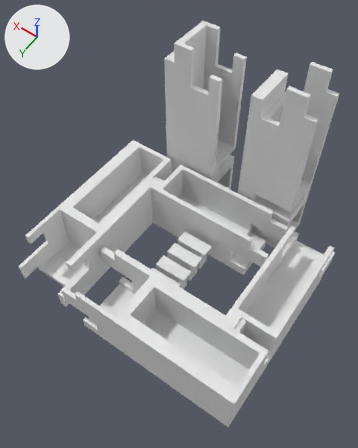
Two versions of the Blender file assets/models/model.blend, one commit apart.
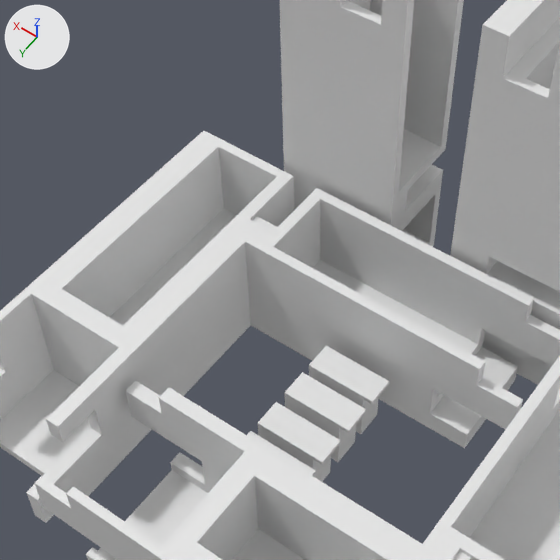
Each version is shown whole from a 50 mm camera at (-0.1361, 0.2107, 0.3704) aimed at (-0.0011, 0.0216, 0.0733), then close up on the part from 13% to 79% of the width and 19% to 72% of the height. The axes (+X, +Y, +Z) are drawn at upper left. The lights are the same throughout.

In view in the first close-up: 'MotorCap', 'MotorCap.001', 'MotorCap.002', 'MotorCap.003', 'Platform1_cut.001', 'Platform1_cut.002', 'Platform1_cut.003', 'Platform1_cut.004'.
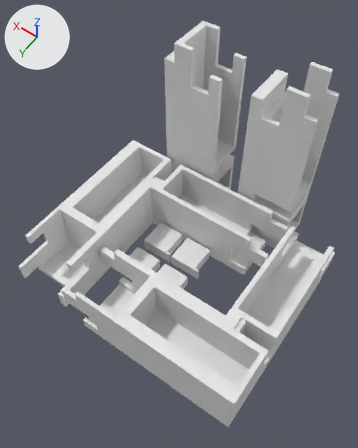
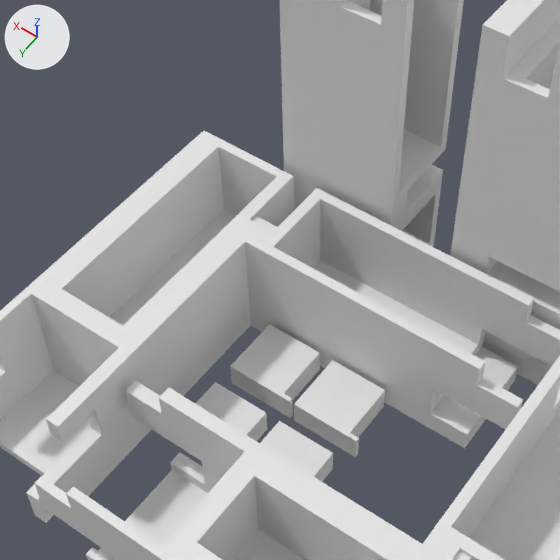
What differs and where, as boxes (x1, y1, x2, y2) in the close-ups (560 x 560 px):
'MotorCap', moved, turned: before (309, 346, 389, 434); after (230, 324, 320, 418)
'MotorCap.001', moved, turned: before (284, 372, 366, 462); after (294, 360, 385, 457)
'MotorCap.002', moved, turned: before (258, 402, 341, 482); after (260, 421, 333, 482)
'MotorCap.003', moved, turned: before (247, 431, 316, 476); after (195, 382, 267, 441)

The change, as a list of edits to the scene's bpy script:
```text
Change ob_motorcap:
    ob_motorcap.location: (0.0, 0.0, 0.0) -> (0.03, -0.01, 0.0055)
    ob_motorcap.rotation_euler: (0.0, 0.0, 0.0) -> (-1.571, 0.0, 0.0)  # degrees (0, 0, 0) -> degrees (-90, 0, 0)
Change ob_motorcap_001:
    ob_motorcap_001.location: (0.0, 0.015, 0.0) -> (0.0, -0.01, 0.0055)
    ob_motorcap_001.rotation_euler: (0.0, 0.0, 0.0) -> (-1.571, 0.0, 0.0)  # degrees (0, 0, 0) -> degrees (-90, 0, 0)
Change ob_motorcap_002:
    ob_motorcap_002.location: (0.0, 0.031, 0.0) -> (0.0, 0.024, 0.0055)
    ob_motorcap_002.rotation_euler: (0.0, 0.0, 0.0) -> (-1.571, 0.0, 0.0)  # degrees (0, 0, 0) -> degrees (-90, 0, 0)
Change ob_motorcap_003:
    ob_motorcap_003.location: (0.0, 0.046, 0.0) -> (0.03, 0.024, 0.0055)
    ob_motorcap_003.rotation_euler: (0.0, 0.0, 0.0) -> (-1.571, 0.0, 0.0)  # degrees (0, 0, 0) -> degrees (-90, 0, 0)
```
